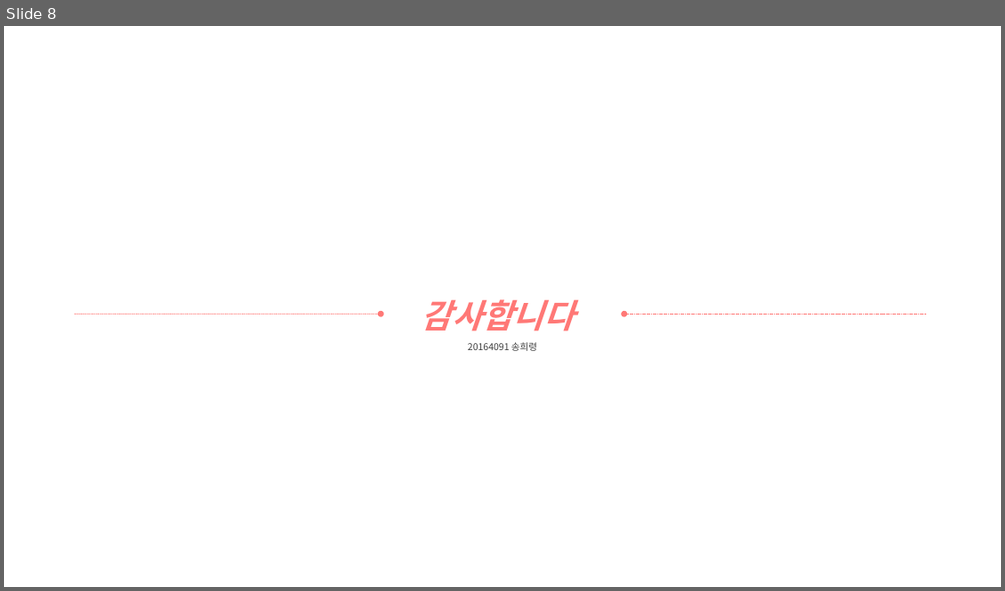
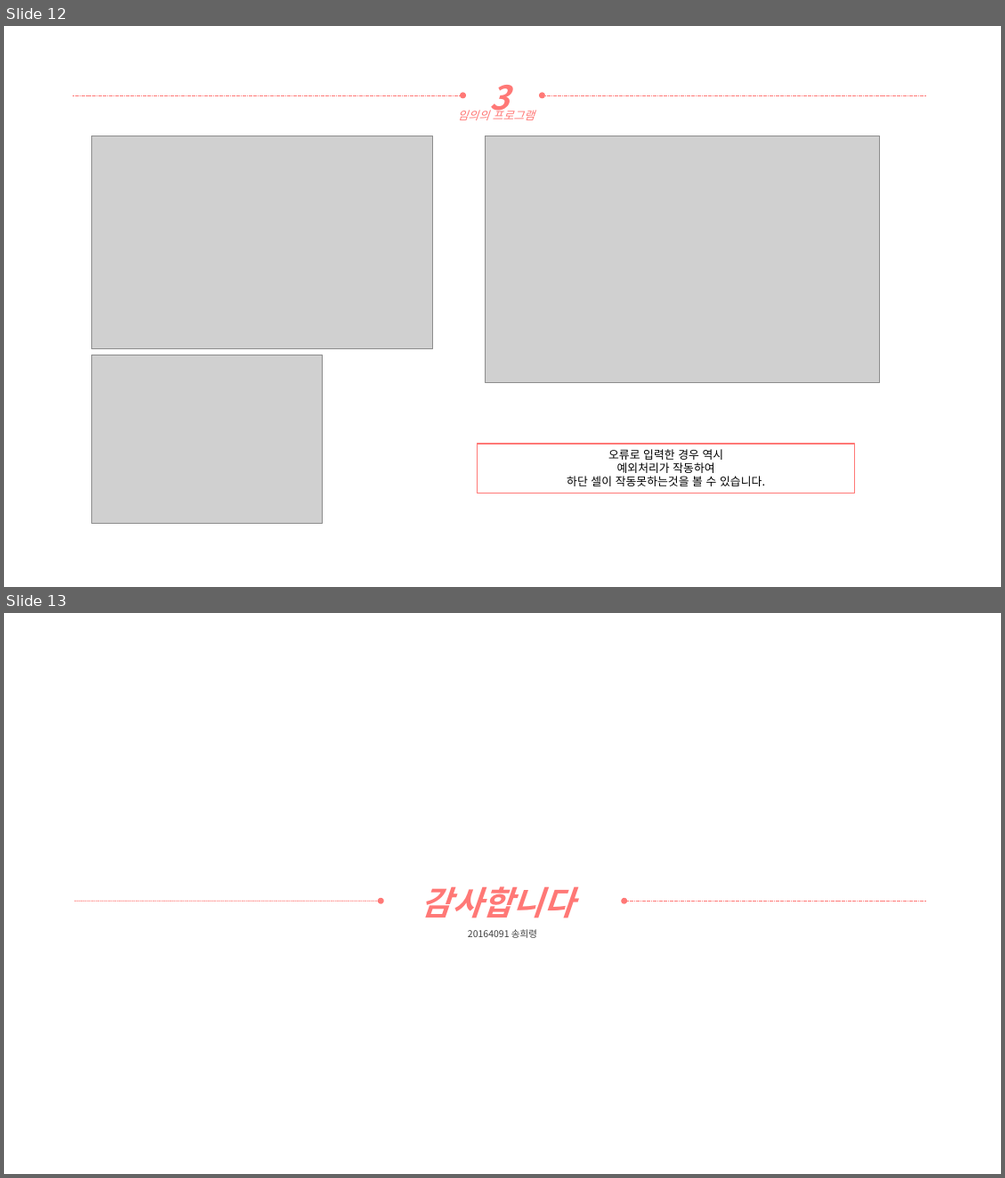
Before and after one commit to yooatom2200/Programing_Base_2, a slide deck: 3장/20164091-송희령-3주차 과제.pptx. Shown one above the other, each under a label of ours: slide 8 before the commit, slides 12 and 13 after it. The pictures are 1005x591 and 1005x1178 pixels, drawn with LibreOffice and Linux fonts; fonts in the diff are those of the drawing; grey boxes stand for pictures. Boxes give left, top, right and bottom in pixels: in the first picture for what was removed or moved away, otherwise in the second. Text is boxed around its words. In the diff, an @@ line names an element or a change of style, - is before the commit and + after.

```diff
--- a/3장/20164091-송희령-3주차 과제.pptx
+++ b/3장/20164091-송희령-3주차 과제.pptx
@@ slide 12 added at (4,26,1001,587), background #FFFFFF @@
@@ arrow added from (73, 95) to (463, 95), #FF7876 0.5 pt dashed @@
@@ text added at (489,85,509,119), 32 pt, text #FF7876, bold, italic @@
+3
@@ arrow added from (926, 95) to (542, 95), #FF7876 0.5 pt dashed @@
@@ text added at (458,108,534,120), 11 pt, text #FF7876, italic @@
+임의의 프로그램
@@ picture added at (91,136,432,349) @@
@@ picture added at (485,136,881,383) @@
@@ picture added at (91,354,323,523) @@
@@ rectangle added at (477,443,855,492), outline #FF7876 1 pt, 11 pt, text #000000 @@
+오류로 입력한 경우 역시
+예외처리가 작동하여
+하단 셀이 작동못하는것을 볼 수 있습니다.
@@ what was slide 8 is now slide 13 @@
```
Also in this commit, not shown: 4 other slides added, 2 other files.
